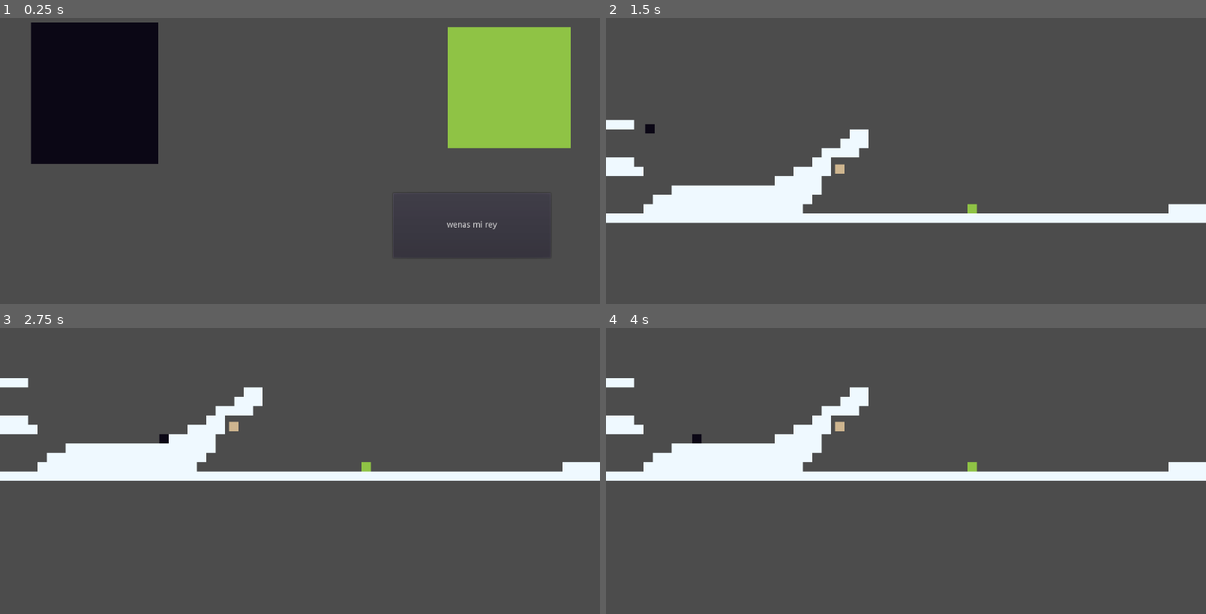
Above: before the commit, frames 1-4 (two rows, left to right).
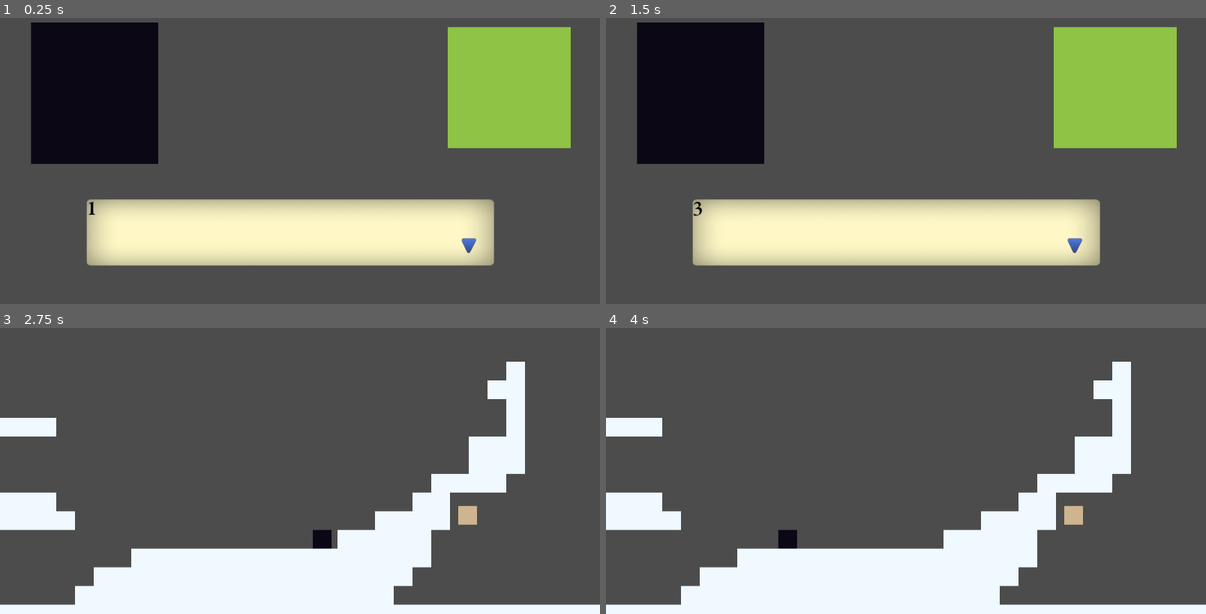
Above: after the commit, the same moments.

Repository: Dylan-sepulveda1997/test1
Game: Godot game, scene res://escenabla.tscn
Same seed, same stepped clock (60 frames per second), same inputs: the game is played once before the commit and once after it. This scene is started directly instead of the project's main scene.
Inputs (mouse positions are in pixels of both pictures, inside the frame that each line leads up to):
- Up to frame 1 (0.25 s): no input
- Up to frame 2 (1.5 s): click (1080, 226) at 0.5 s, where only the run before the commit has a clickable "wenas mi rey"; tap Enter (ui_accept) at 1.25, 1.35 s; hold Right (ui_right) from 1.28 s (still down)
- Up to frame 3 (2.75 s): keep holding Right (ui_right); tap Enter (ui_accept) at 1.52, 1.82, 2.1, 2.27, 2.57 s
- Up to frame 4 (4 s): release Right (ui_right) at 2.78 s; hold Left (ui_left) 2.78-3.53 s; tap Enter (ui_accept) at 2.85, 3.6, 3.77 s; hold Right (ui_right) from 3.53 s (still down)

The runs differ from the first frame. In frame 1, 16% of the frame differs, in the area x 14-91%, y 63-87%; in frame 2, 40%, in the area x 0-100%, y 1-87%; in frame 3, 28%; in frame 4, 28%.

Commit message:
dialogos
cuadros de dialogo

Diff:
--- a/test/Node2D.tscn
+++ b/test/Node2D.tscn
@@ -29,14 +29,20 @@
 
 [node name="Camera2D" type="Camera2D" parent="player1"]
 current = true
+zoom = Vector2( 0.5, 0.5 )
 limit_left = 0
-limit_bottom = 10000
+limit_bottom = 600
+limit_smoothed = true
+drag_margin_h_enabled = true
+drag_margin_v_enabled = true
+editor_draw_limits = true
+editor_draw_drag_margin = true
 
 [node name="TileMap" type="TileMap" parent="."]
 tile_set = ExtResource( 1 )
 cell_size = Vector2( 16, 16 )
 format = 1
-tile_data = PoolIntArray( 524352, 0, 0, 589888, 0, 0, 720895 …(382 unchanged characters)… 0, 0, 1507392, 0, 0, 1638399, 0, 0, 1572928, 0, 0, 1703935, 0, 0, 1638464, 0, 0, 1769471, 0, 0, 1704000, 0, 0, 1835007, 0, 0, 1769472, 0, 0, 1769473, 0, 0, 1769474, 0, 0, 1769536, 0, 0, 1900543, 0, 0, 1835034, 0, 0, 1835035, 0, 0, 1 …(2429 unchanged characters)…
+tile_data = PoolIntArray( 524352, 0, 0, 589888, 0, 0, 720895 …(382 unchanged characters)… 0, 0, 1507392, 0, 0, 1638399, 0, 0, 1572891, 0, 0, 1572928, 0, 0, 1703935, 0, 0, 1638426, 0, 0, 1638427, 0, 0, 1638464, 0, 0, 1769471, 0, 0, 1703963, 0, 0, 1704000, 0, 0, 1835007, 0, 0, 1769472, 0, 0, 1769473, 0, 0, 1769474, 0, 0, 1769499, 0, 0, 1769536, 0, 0, 1900543, 0, 0, 1835033, 0, 0, 1835034, 0, 0, 1835035, 0, 0, 1 …(2429 unchanged characters)…
 
 [node name="p1" type="Sprite" parent="."]
 position = Vector2( 624.539, 583.48 )
--- /dev/null
+++ b/test/dialogbox.gd
@@ -0,0 +1,33 @@
+extends Control
+var dialog =["1","2","3"]
+var dialog_index=0
+var finished = false
+
+func _ready():
+	load_dialog()
+func _process(delta):
+	if Input.is_action_just_pressed("ui_accept"):
+		load_dialog()
+
+func load_dialog():
+	if dialog_index < dialog.size():
+		$RichTextLabel.bbcode_text=dialog[dialog_index]
+	if dialog_index == dialog.size():
+		get_tree().change_scene("res://Node2D.tscn")
+	#	$RichTextLabel.percent_visible=0
+	#else:
+	#	queue_free()
+	dialog_index +=1
+
+# Declare member variables here. Examples:
+# var a = 2
+# var b = "text"
+
+
+# Called when t:
+ # Replace with function body.
+
+
+# Called every frame. 'delta' is the elapsed time since the previous frame.
+#func _process(delta):
+#	pass
--- a/test/escenabla.tscn
+++ b/test/escenabla.tscn
@@ -1,8 +1,16 @@
-[gd_scene load_steps=4 format=2]
+[gd_scene load_steps=9 format=2]
 
 [ext_resource path="res://Untitled 10-24-2020 09-11-21.png" type="Texture" id=1]
 [ext_resource path="res://Untitled 10-24-2020 07-54-09.png" type="Texture" id=2]
 [ext_resource path="res://escenabla.gd" type="Script" id=3]
+[ext_resource path="res://Simple Dialog Box/Fonts/GaramondPremrPro-Smbd.otf" type="DynamicFontData" id=4]
+[ext_resource path="res://dialogbox.gd" type="Script" id=5]
+[ext_resource path="res://Simple Dialog Box/dialog-background.png" type="Texture" id=6]
+[ext_resource path="res://Simple Dialog Box/next-indicator.png" type="Texture" id=7]
+
+[sub_resource type="DynamicFont" id=1]
+size = 35
+font_data = ExtResource( 4 )
 
 [node name="escenabla" type="Node2D"]
 script = ExtResource( 3 )
@@ -18,6 +26,7 @@
 texture = ExtResource( 2 )
 
 [node name="Button" type="Button" parent="."]
+visible = false
 margin_left = 671.0
 margin_top = 410.0
 margin_right = 940.0
@@ -26,4 +35,40 @@
 __meta__ = {
 "_edit_use_anchors_": false
 }
+
+[node name="dialogbox" type="Control" parent="."]
+margin_left = 147.515
+margin_top = 421.014
+margin_right = 821.515
+margin_bottom = 535.014
+script = ExtResource( 5 )
+__meta__ = {
+"_edit_group_": true,
+"_edit_use_anchors_": false
+}
+
+[node name="TextureRect" type="TextureRect" parent="dialogbox"]
+anchor_right = 1.03056
+anchor_bottom = 0.991453
+texture = ExtResource( 6 )
+expand = true
+__meta__ = {
+"_edit_use_anchors_": false
+}
+
+[node name="RichTextLabel" type="RichTextLabel" parent="dialogbox"]
+anchor_right = 1.0
+anchor_bottom = 1.0
+custom_fonts/normal_font = SubResource( 1 )
+custom_colors/default_color = Color( 0, 0, 0, 1 )
+bbcode_enabled = true
+bbcode_text = "aca ira la historia interesante"
+text = "aca ira la historia interesante"
+
+[node name="Tween" type="Tween" parent="dialogbox"]
+
+[node name="next-indicator" type="Sprite" parent="dialogbox/Tween"]
+position = Vector2( 800, 500 )
+scale = Vector2( 0.5, 0.5 )
+texture = ExtResource( 7 )
 [connection signal="pressed" from="Button" to="." method="_on_Button_pressed"]
Binary file added: test/Simple Dialog Box/Fonts/GaramondPremrPro-Smbd.otf
Binary file added: test/Simple Dialog Box/dialog-background.png
Not shown, added: test/Simple Dialog Box/dialog-background.png.import
Binary file added: test/Simple Dialog Box/icon.png
Not shown, added: test/Simple Dialog Box/icon.png.import
Binary file added: test/Simple Dialog Box/next-indicator.png
Not shown, added: test/Simple Dialog Box/next-indicator.png.import
